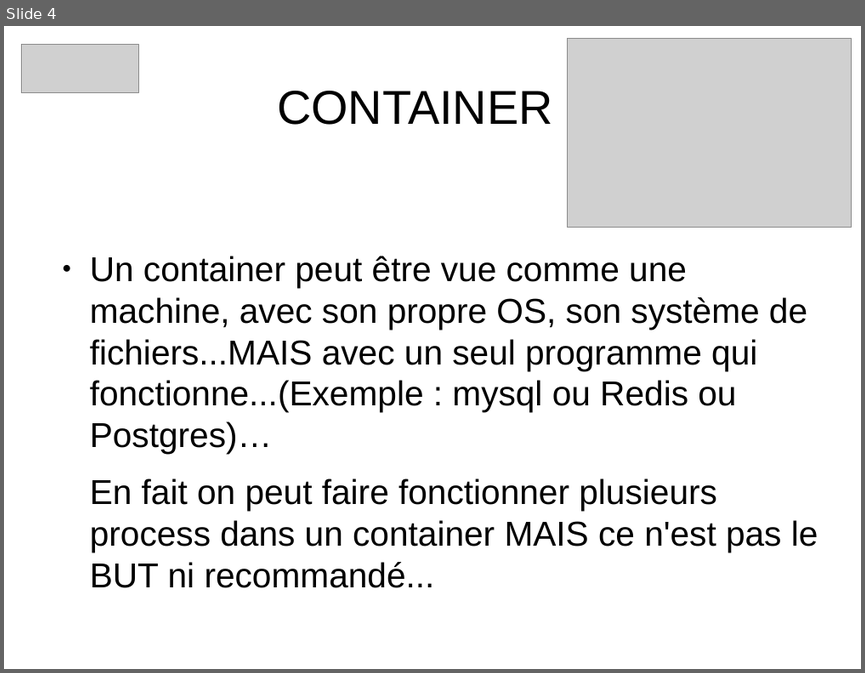
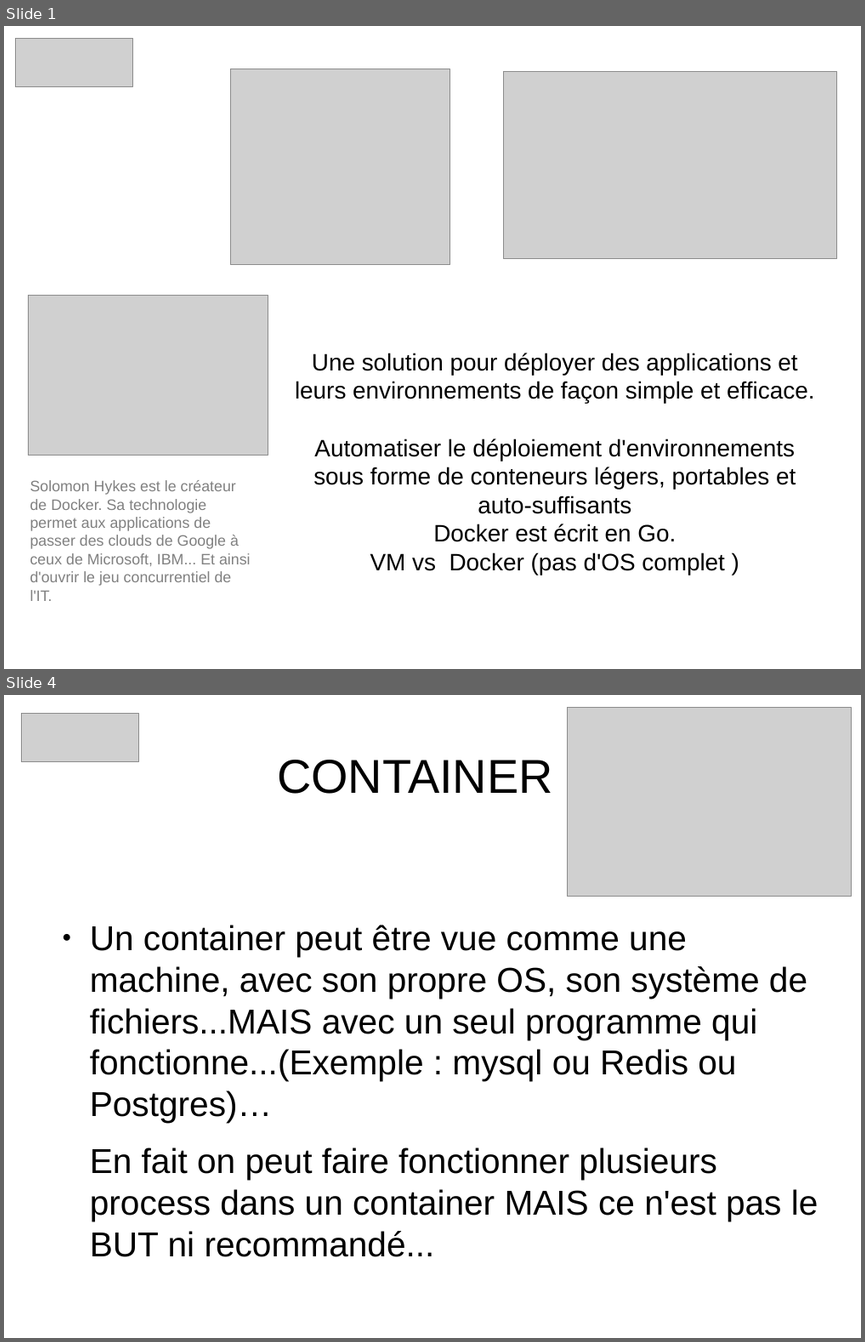
Before and after one commit to heylve/current, a slide deck: Rencontre_devs/docker_dev_conf_20_11_2017.odp. Shown one above the other, each under a label of ours: slide 4 before the commit, slides 1 and 4 after it; the slides between them are not shown. The pictures are 865x673 and 865x1342 pixels, drawn with LibreOffice and Linux fonts; fonts in the diff are those of the drawing; grey boxes stand for pictures. Boxes give left, top, right and bottom in pixels: in the first picture for what was removed or moved away, otherwise in the second. Text is boxed around its words. In the diff, an @@ line names an element or a change of style, - is before the commit and + after.

Commit message:
pres docker

```diff
--- a/Rencontre_devs/docker_dev_conf_20_11_2017.odp
+++ b/Rencontre_devs/docker_dev_conf_20_11_2017.odp
@@ slide 1 added at [4,26,861,669], background #FFFFFF @@
@@ picture added at [15,39,132,86] @@
@@ picture added at [230,68,449,265] @@
@@ picture added at [504,71,837,258] @@
@@ picture added at [28,295,268,454] @@
@@ subtitle added at [295,352,814,574], 22 pt, text #000000 @@
+Une solution pour déployer des applications et leurs environnements de façon simple et efficace.
+Automatiser le déploiement d'environnements sous forme de conteneurs légers, portables et auto-suffisants
+Docker est écrit en Go.
+VM vs Docker (pas d'OS complet )
@@ text added at [30,480,250,601], 14 pt, text #808080 @@
+Solomon Hykes est le créateur de Docker. Sa technologie permet aux applications de passer des clouds de Google à ceux de Microsoft, IBM... Et ainsi d'ouvrir le jeu concurrentiel de l'IT.
```
Also in this commit, not shown: 2 slides changed, 1 slide removed.
